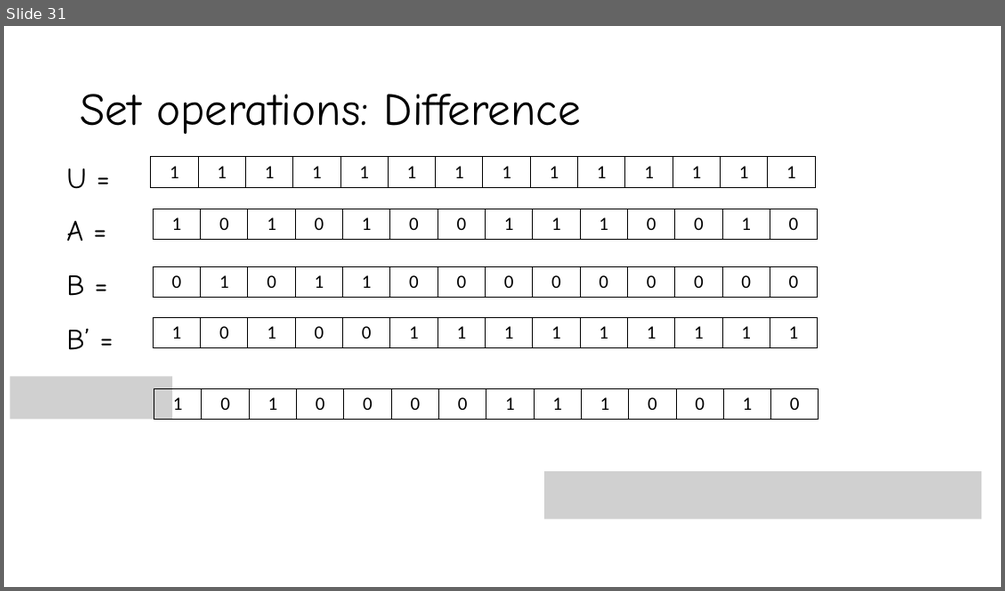
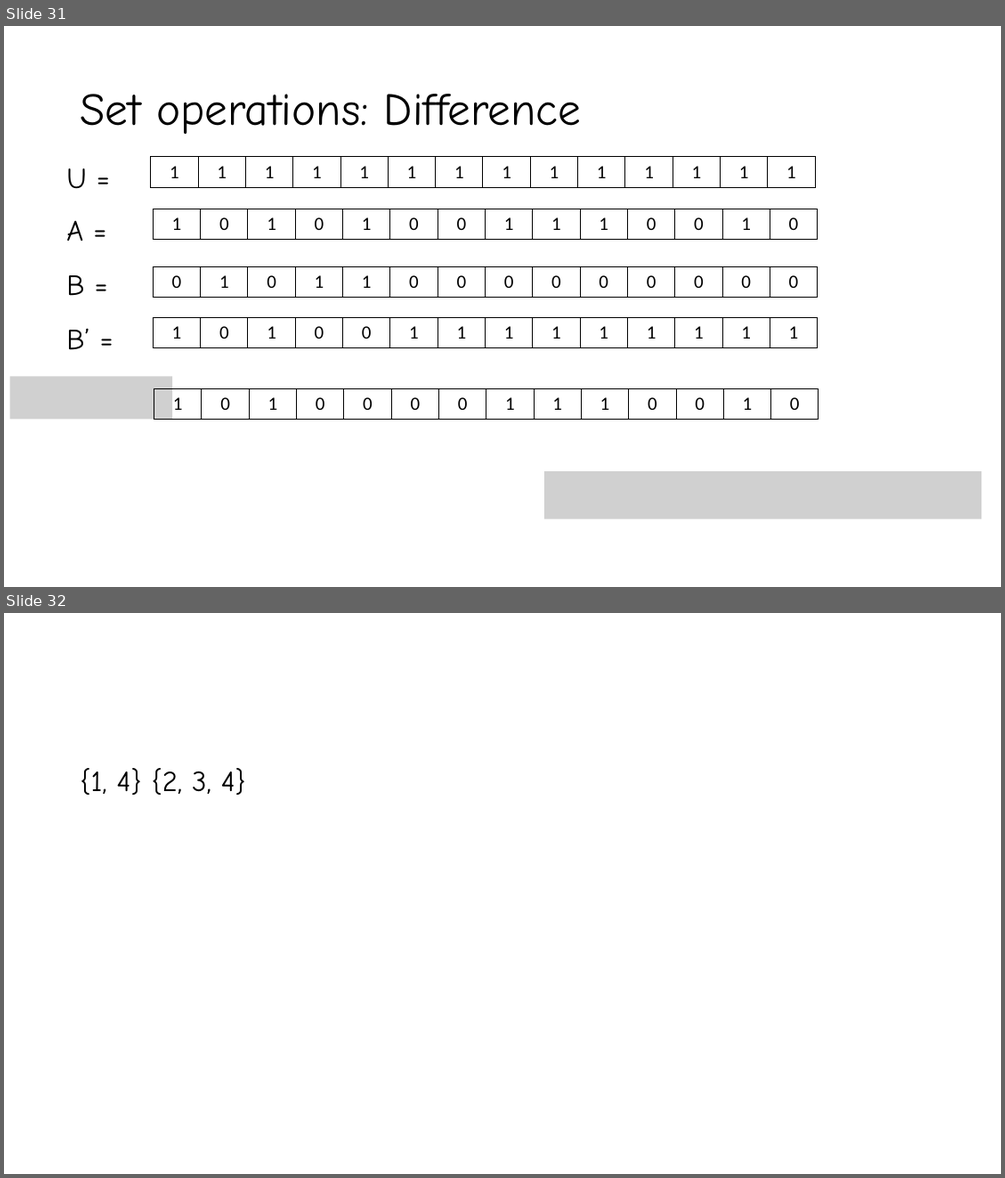
Before and after one commit to YeasirRayhanPrince/yeasirrayhanprince.github.io, a slide deck: cse106/slides/4.Sets.pptx. Shown one above the other, each under a label of ours: slide 31 before the commit, slides 31 and 32 after it. The pictures are 1005x591 and 1005x1178 pixels, drawn with LibreOffice and Linux fonts; fonts in the diff are those of the drawing; grey boxes stand for pictures. Boxes give left, top, right and bottom in pixels: in the first picture for what was removed or moved away, otherwise in the second. Text is boxed around its words. In the diff, an @@ line names an element or a change of style, - is before the commit and + after.

```diff
--- a/cse106/slides/4.Sets.pptx
+++ b/cse106/slides/4.Sets.pptx
@@ slide 32 added at (4,613,1001,1174), background #FFFFFF @@
@@ text added at (80,768,246,795), 28 pt, text #000000 @@
+{1, 4} {2, 3, 4}
```
Also in this commit, not shown: 1 slide changed, 6 other files.
